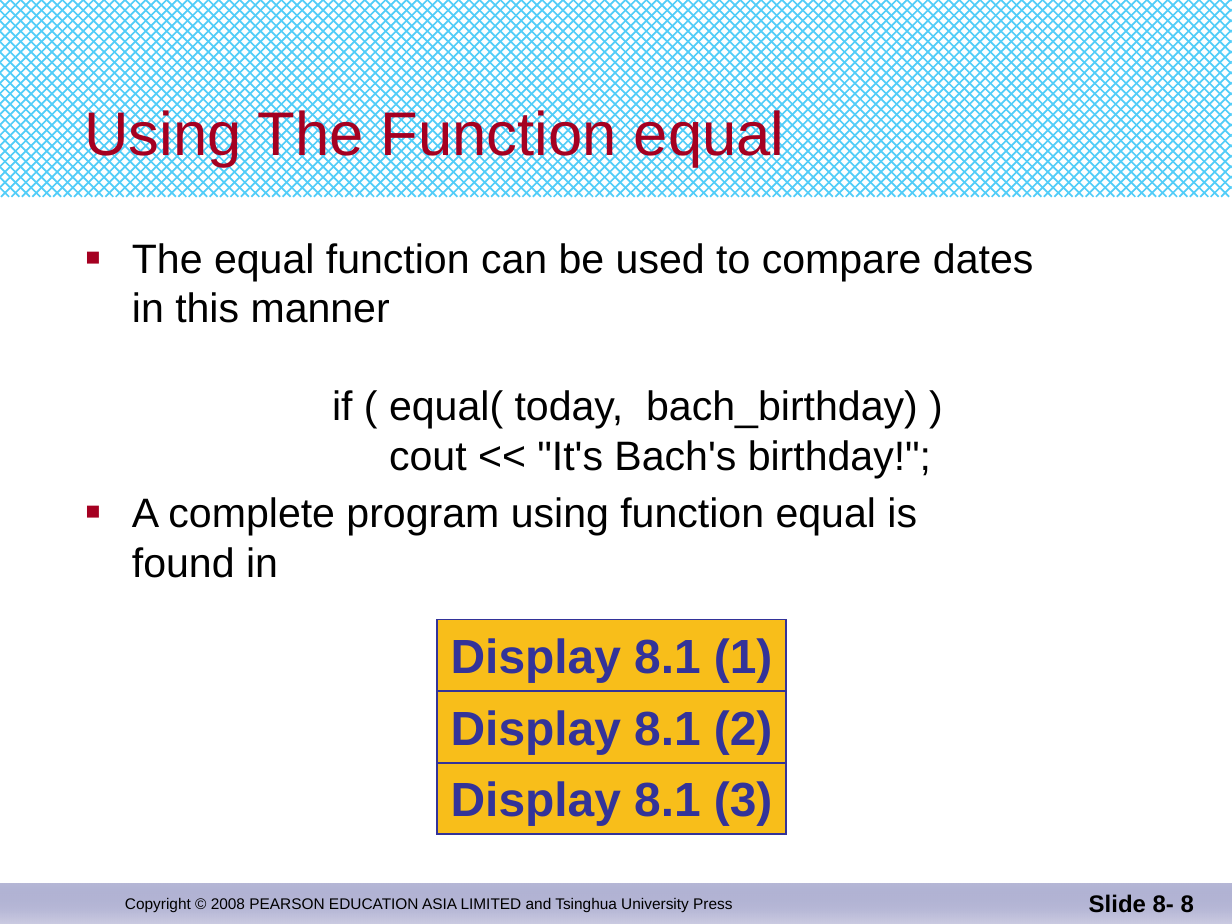
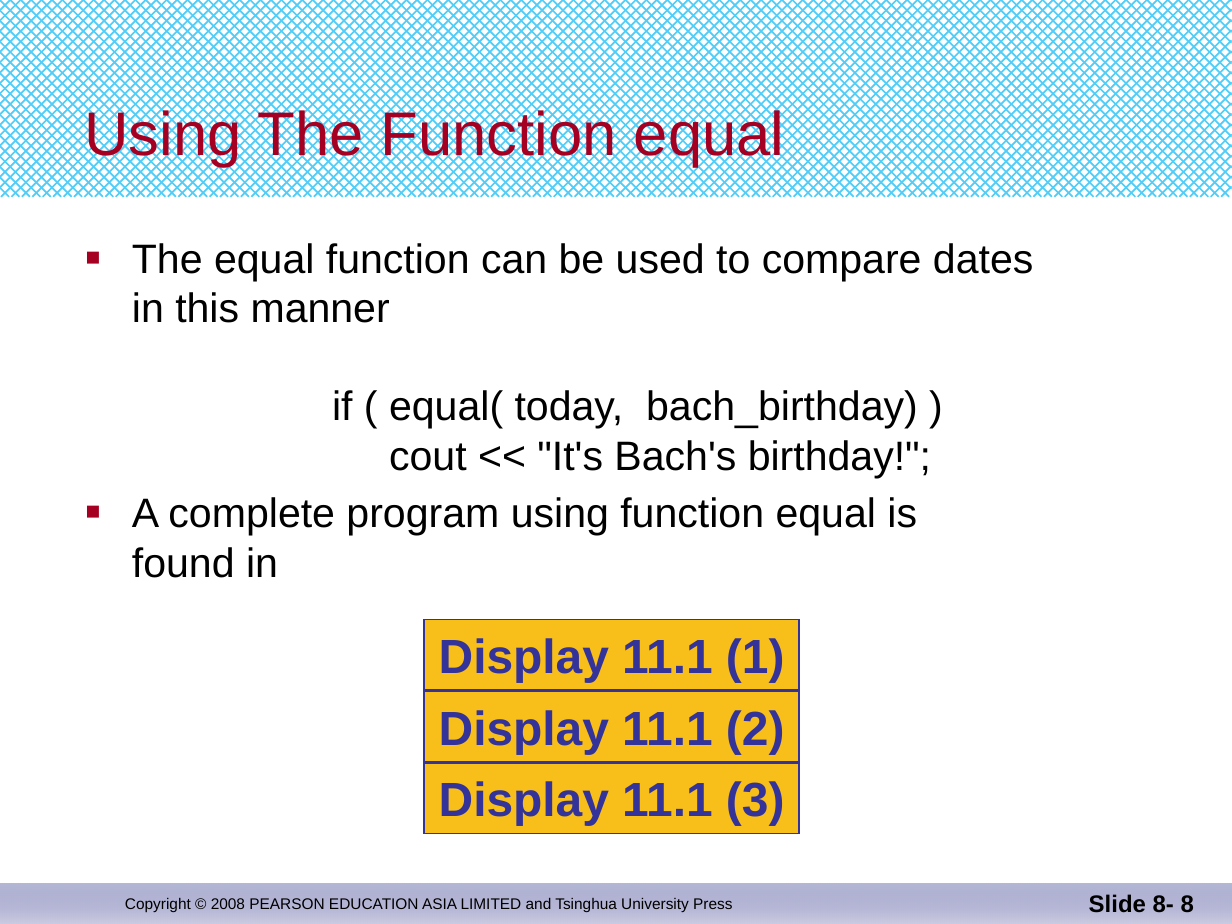
Before and after one commit to djuanbei/CPLUSPLUS, a slide deck: slide 8 of ppt/Chapter 11.pptx. Drawn at 1232x924 pixels with LibreOffice and Linux fonts; fonts in the diff are those of the drawing. Boxes give left, top, right and bottom in pixels: in the first picture for what was removed or moved away, otherwise in the second. Text is boxed around its words. In the diff, an @@ line names an element or a change of style, - is before the commit and + after.

```diff
--- a/ppt/Chapter 11.pptx
+++ b/ppt/Chapter 11.pptx
@@ rectangle "Display 11.1 (1)": place and size @@
-rectangle "Display 11.1 (1)" at (437,620,786,691)
+rectangle "Display 11.1 (1)" at (424,620,798,690)
@@ text in rectangle at (439,638,785,682): text changed @@
-Display 8.1 (1)
+Display 11.1 (1)
@@ rectangle "Display 11.1 (2)": place and size @@
-rectangle "Display 11.1 (2)" at (437,691,786,763)
+rectangle "Display 11.1 (2)" at (424,691,798,761)
@@ text in rectangle at (439,710,785,754): text changed @@
-Display 8.1 (2)
+Display 11.1 (2)
@@ rectangle "Display 11.1 (3)": place and size @@
-rectangle "Display 11.1 (3)" at (437,763,786,834)
+rectangle "Display 11.1 (3)" at (424,763,798,833)
@@ text in rectangle at (439,781,785,826): text changed @@
-Display 8.1 (3)
+Display 11.1 (3)
```
Also in this commit, not shown: 11 other slides changed, 2 slides added, 2 slides removed.
